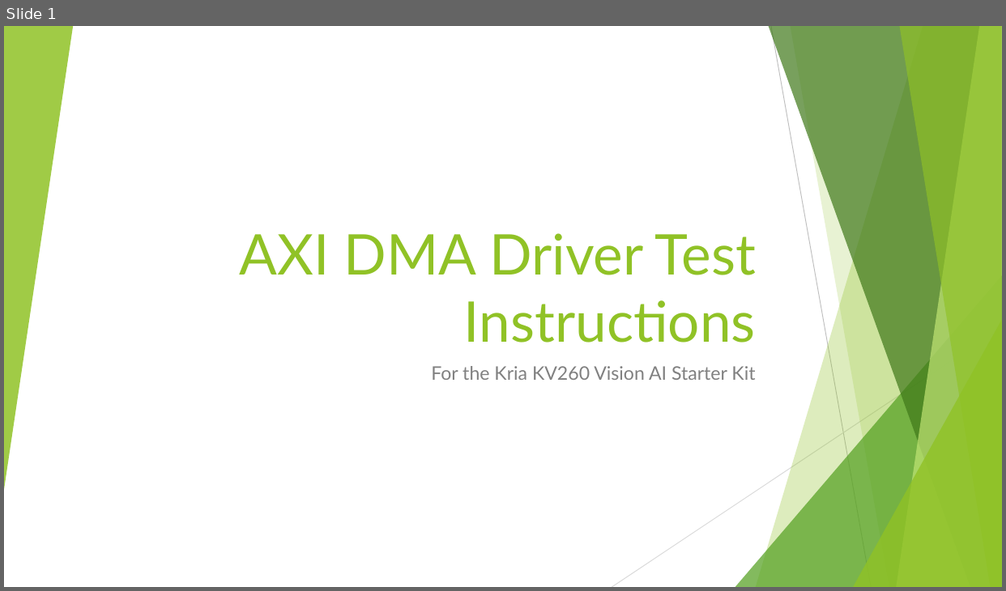
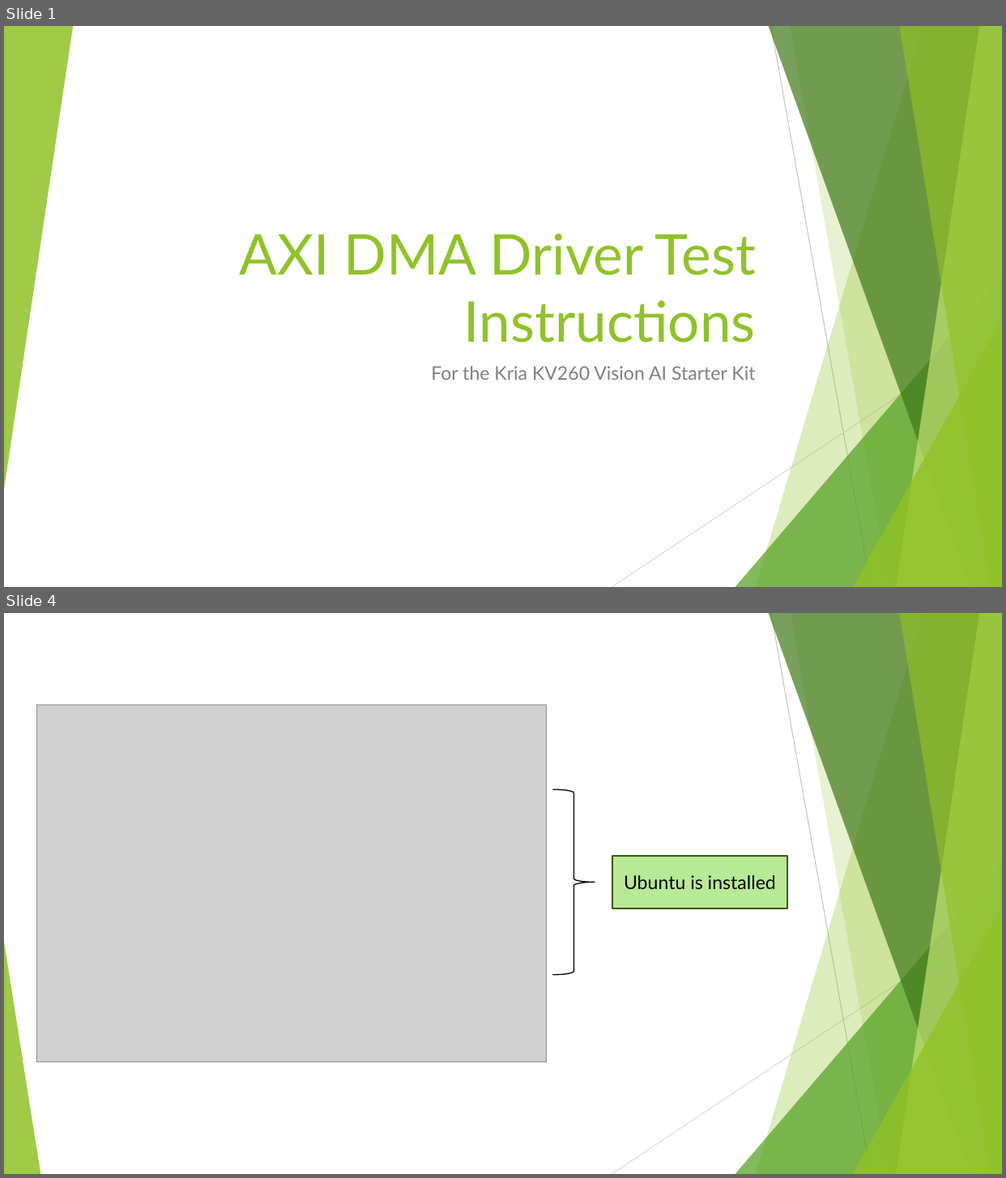
Before and after one commit to GiuseppeSatta/AXI-based-drivers, a slide deck: AXI DMA Driver Test Instructions.pptx. Shown one above the other, each under a label of ours: slide 1 before the commit, slides 1 and 4 after it; the slides between them are not shown. The pictures are 1006x591 and 1006x1178 pixels, drawn with LibreOffice and Linux fonts; fonts in the diff are those of the drawing; grey boxes stand for pictures. Boxes give left, top, right and bottom in pixels: in the first picture for what was removed or moved away, otherwise in the second. Text is boxed around its words. In the diff, an @@ line names an element or a change of style, - is before the commit and + after.

```diff
--- a/AXI DMA Driver Test Instructions.pptx
+++ b/AXI DMA Driver Test Instructions.pptx
@@ slide 4 added at bbox=[4, 613, 1002, 1174], background #FFFFFF; not listed: 9 template elements that a slide beside it also shows @@
@@ picture added at bbox=[37, 705, 547, 1063] @@
@@ right brace added at bbox=[553, 790, 594, 975], fill #FFFFFF, outline #000000 1 pt @@
@@ rectangle added at bbox=[612, 855, 788, 909], fill #B7E996, outline #3F5511 1.5 pt, 18 pt, text #000000 @@
+Ubuntu is installed
@@ text added at bbox=[624, 875, 772, 890], 18 pt, text #000000 @@
+Ubuntu is installed
@@ triangle added at bbox=[4, 942, 40, 1174], fill #90C226 at 85% opacity @@
```
Also in this commit, not shown: 5 slides changed, 5 other slides added, 1 slide removed.
